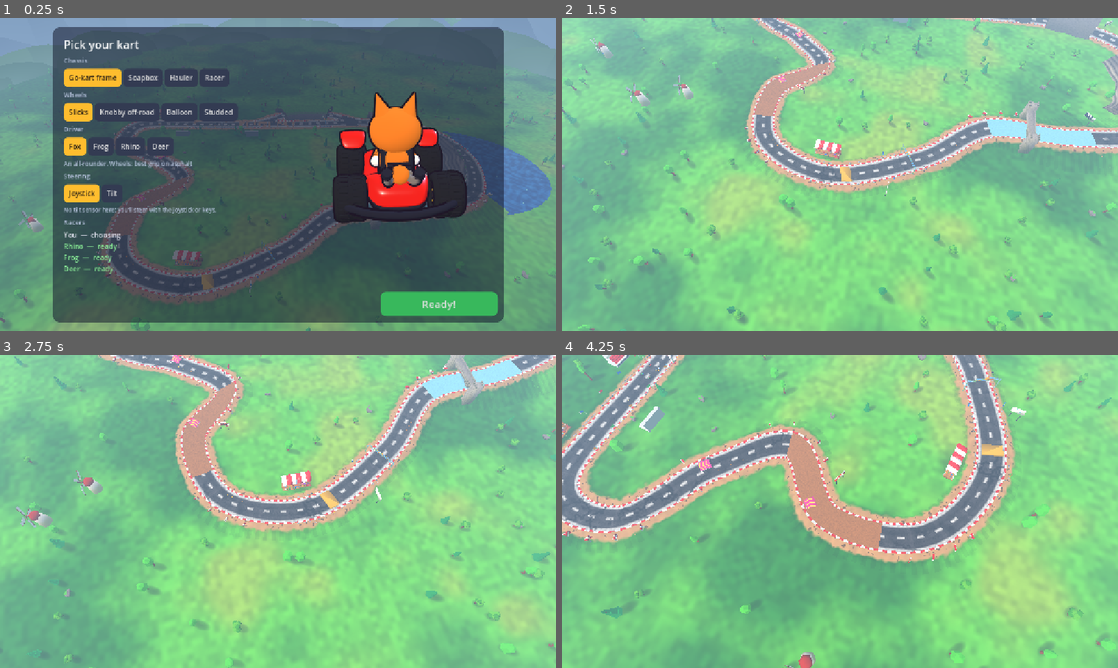
Above: before the commit, frames 1-4 (two rows, left to right).
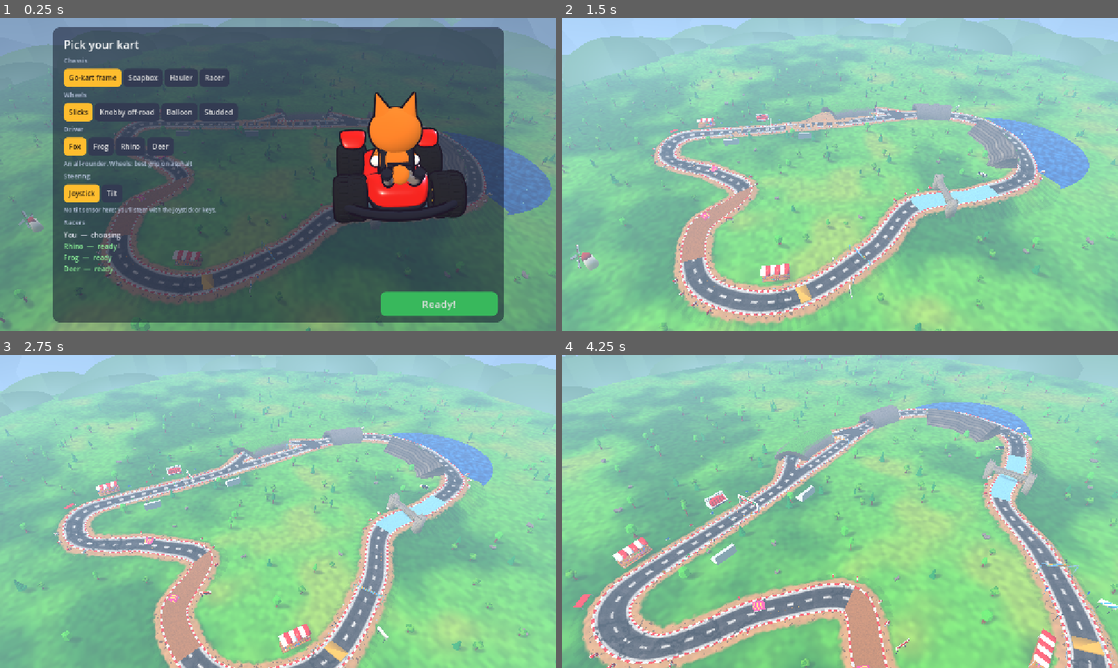
Above: after the commit, the same moments.

Repository: lukechn99/games
Game: Godot game, scene res://scenes/main.tscn
Two runs of this game, one before a commit and one after it. Both use one fixed random seed, a clock stepped at 60 frames per second and the inputs below.
Inputs (mouse positions are in pixels of both pictures, inside the frame that each line leads up to):
- Up to frame 1 (0.25 s): no input
- Up to frame 2 (1.5 s): click "Ready!" at 0.5 s; tap Enter at 1.25 s; move the mouse to (962, 158) at 1.27 s; hold D (steer_right) from 1.28 s (still down); hold Shift (drift) from 1.28 s (still down); click (962, 158) at 1.42 s
- Up to frame 3 (2.75 s): tap Space at 1.52 s; release D (steer_right) at 2 s; release Shift (drift) at 2 s; drag from (166, 527) to (250, 574) at 2.02 s
- Up to frame 4 (4.25 s): move the mouse to (895, 442) at 2.77 s; hold D (steer_right) 2.78-3.5 s; tap E (item) at 2.85 s; drag from (812, 574) to (673, 464) at 3.52 s

The runs differ from the first frame. In frame 2, 72% of the frame differs, in the area x 0-100%, y 0-100%; in frame 3, 73%; in frame 4, 79%.

Commit message:
Fly-in as one continuous spiral; a proper question mark
Fly-in: starts exactly where the aerial tour has the camera, at the
tour's own turn rate and aim, and spirals round the middle of the map to
stop exactly on the race camera's spot behind your kart. The aim pans
smoothly from the map's middle to the road ahead (it used to snap to the
road under the camera), and hill clearance eases in and out instead of
popping.

Item box: the mark is now drawn as a stroke and a dot instead of the
font's glyph, so the hook curls well down on the left.

Co-Authored-By: Claude Opus 5.5 <noreply@anthropic.com>
Claude-Session: https://claude.ai/code/session_01KfLUHNsrhXFzoqocSTpJTD

Diff:
--- a/racing/scripts/main.gd
+++ b/racing/scripts/main.gd
@@ -330,22 +330,26 @@
 	var center := track.map_centre()
 	var r := track.map_radius() * 1.05 + 40.0
 	var a := _tour * 0.08
-	camera.global_position = center + Vector3(cos(a) * r, 150.0 + r * 0.1, sin(a) * r)
+	_tour_pos = center + Vector3(cos(a) * r, 150.0 + r * 0.1, sin(a) * r)
+	camera.global_position = _tour_pos
 	camera.look_at(center + Vector3(0, -10, 0), Vector3.UP)
 	camera.fov = 55.0
 
 
 # --- Fly-in -------------------------------------------------------------
-# Once everyone's ready, the camera carries on from the aerial tour round
-# the map: one more full circle, spiralling down toward the grid, ending
-# right behind your kart where the race camera takes over.
-
-const INTRO := 8.0   # slow: one unhurried turn, coming down
+# Once everyone's ready, the camera carries on from exactly where the aerial
+# tour has it, turning the same way at the same pace, and spirals down round
+# the middle of the map to come to rest right where the race camera sits
+# behind your kart. Nothing jumps: position, aim and speed all carry on.
+
+const INTRO := 8.0         # slow: one unhurried turn, coming down
+const TOUR_SPIN := 0.08    # the aerial tour's turn rate, rad/s
 var _intro_len := INTRO
 var _intro_left := 0.0
-var _intro_pin := -1.0   # ?introt=T: hold the fly-in at T (0..1), for checking it
-var _intro_ceiling := 0.0
-var _intro_from := Vector3.ZERO   # [radius, height, angle] when it began
+var _intro_pin := -1.0     # ?introt=T: hold the fly-in at T (0..1), for checking it
+var _intro_from := Vector3.ZERO   # [radius, height, angle] round the map's middle
+var _intro_lift := 0.0     # extra height to clear hills, eased in and out
+var _tour_pos := Vector3.ZERO     # where the aerial tour last put the camera
 
 
 func _begin_intro(seconds := INTRO) -> void:
@@ -353,11 +357,13 @@
 		return   # already flying in
 	_intro_len = seconds
 	_intro_left = seconds
-	# Start from where the aerial tour is now, not from the camera: by this
-	# point the race camera has already been snapped behind the kart.
-	var r := track.map_radius() * 1.05 + 40.0
-	_intro_from = Vector3(r, 150.0 + r * 0.1, _tour * 0.08)
-	_intro_ceiling = -1.0   # measured on the first frame (the scenery's solid by then)
+	# From where the aerial tour put the camera (by now the race camera has
+	# already been snapped behind the kart, so not from the camera itself).
+	if _tour_pos == Vector3.ZERO:
+		_fly_over(0.0)
+	var off := _tour_pos - track.map_centre()
+	_intro_from = Vector3(Vector2(off.x, off.z).length(), _tour_pos.y, atan2(off.z, off.x))
+	_intro_lift = 0.0
 	camera.set_process(false)
 	hud.visible = false
 	# Standalone: the countdown starts after the fly-in. (Online it's set by
@@ -366,67 +372,45 @@
 		_countdown = 3.0 + seconds
 
 
-## How high the scenery reaches, so the high part of the circle clears it.
-func _measure_ceiling() -> void:
-	var c := track.map_centre()
-	_intro_ceiling = 0.0
-	var sp := get_world_3d().direct_space_state
-	var rr := track.map_radius()
-	for ix in 13:
-		for iz in 13:
-			var p := c + Vector3((ix / 6.0 - 1.0) * rr, 0.0, (iz / 6.0 - 1.0) * rr)
-			var hit := sp.intersect_ray(PhysicsRayQueryParameters3D.create(p + Vector3.UP * 400.0, p + Vector3.DOWN * 200.0))
-			if not hit.is_empty():
-				_intro_ceiling = maxf(_intro_ceiling, (hit["position"] as Vector3).y)
-	_intro_from.y = maxf(_intro_from.y, _intro_ceiling + 60.0)
-
-
 func _intro(delta: float) -> void:
-	if _intro_ceiling < 0.0:
-		_measure_ceiling()
 	_intro_left = maxf(0.0, _intro_left - delta)
 	var t := 1.0 - _intro_left / _intro_len
 	if _intro_pin >= 0.0:
 		t = _intro_pin
 		_intro_left = _intro_len
-	var e := t * t * (3.0 - 2.0 * t)   # ease in and out
-	var grid := player_kart.global_position if player_kart else track.grid_transform(0).origin
+	var s := t * t * (3.0 - 2.0 * t)   # ease in and out
 	var rest: Array = camera.rest_view()
-	# The circle's centre slides from the middle of the map to the grid as
-	# it tightens and drops; the last part blends onto the race camera.
-	# Circle outside the track, round the middle of the map, looking in at
-	# the stretch of road below; one full turn plus whatever it takes to end
-	# over the grid. (Outside the track, the mountain stays behind the road
-	# instead of between it and the camera.)
+	var rest0: Vector3 = rest[0]
 	var mid := track.map_centre()
-	# End the circle right above where the race camera will be, so the last
-	# swoop is straight down onto it.
-	var rest0: Vector3 = rest[0]
-	var to_grid := Vector2(rest0.x - mid.x, rest0.z - mid.z)
-	var end_ang := atan2(to_grid.y, to_grid.x)
-	# One turn at most: whatever's left to reach the grid's side, plus a full
-	# turn only if that would be too little to feel like a circle.
-	var sweep := fposmod(end_ang - _intro_from.z, TAU)
-	if sweep < PI * 0.75:
+	var to_end := Vector2(rest0.x - mid.x, rest0.z - mid.z)
+	# Round the middle, the way the tour was turning, to come out on the
+	# race camera's side: whatever's left of the turn, or one more if that's
+	# too little to read as a circle.
+	var sweep := fposmod(atan2(to_end.y, to_end.x) - _intro_from.z, TAU)
+	if sweep < PI * 0.5:
 		sweep += TAU
-	var ang := _intro_from.z + sweep * e
-	var radius := lerpf(_intro_from.x, to_grid.length(), e)
-	# Coming down from the tour's height to a lower top view; the last part
-	# swoops from there straight down onto the kart.
-	var height := lerpf(_intro_from.y, maxf(_intro_ceiling + 30.0, grid.y + 45.0), e * e)   # stays high, then drops
-	var pos := mid + Vector3(cos(ang) * radius, 0.0, sin(ang) * radius)
-	pos.y = height
-	var hit := get_world_3d().direct_space_state.intersect_ray(PhysicsRayQueryParameters3D.create(pos + Vector3.UP * 200.0, pos + Vector3.DOWN * 300.0))
+	# Hermite: starts at the tour's own turn rate, eases to a stop on the grid.
+	var h10 := t * t * t - 2.0 * t * t + t
+	var h01 := -2.0 * t * t * t + 3.0 * t * t
+	var ang := _intro_from.z + TOUR_SPIN * _intro_len * h10 + sweep * h01
+	var radius := lerpf(_intro_from.x, to_end.length(), s)
+	# Holds its height for a while, then comes down onto the kart.
+	var height := lerpf(_intro_from.y, rest0.y, s * s)
+	var pos := mid + Vector3(cos(ang) * radius, height, sin(ang) * radius)
+	# Keep clear of hills on the way, letting the margin go as it lands.
+	var need := 0.0
+	var hit := get_world_3d().direct_space_state.intersect_ray(PhysicsRayQueryParameters3D.create(pos + Vector3.UP * 300.0, pos + Vector3.DOWN * 300.0))
 	if not hit.is_empty():
-		pos.y = maxf(pos.y, (hit["position"] as Vector3).y + 30.0)
-	var below := track.transform_at(track.offset_of(pos)).origin
-	var look := below.lerp(grid + Vector3.UP * 0.8, smoothstep(0.35, 0.8, e))
-	var land := smoothstep(0.62, 1.0, t)
-	pos = pos.lerp(rest[0], land)
-	look = look.lerp(rest[1], land)
+		need = maxf(0.0, (hit["position"] as Vector3).y + 25.0 - pos.y)
+	need *= 1.0 - smoothstep(0.8, 1.0, t)
+	_intro_lift = need if _intro_pin >= 0.0 else lerpf(_intro_lift, need, 1.0 - exp(-delta * 3.0))
+	pos.y += _intro_lift
+	# Aim: from the middle of the map (where the tour looked) round to the
+	# race camera's view of the road ahead.
+	var look := (mid + Vector3(0, -10, 0)).lerp(rest[1], smoothstep(0.1, 1.0, t))
 	camera.global_position = pos
 	camera.look_at(look, Vector3.UP)
-	camera.fov = lerpf(55.0, ChaseCamera.BASE_FOV, land)
+	camera.fov = lerpf(55.0, ChaseCamera.BASE_FOV, smoothstep(0.5, 1.0, t))
 	if _intro_left <= 0.0:
 		camera.follow(camera.target)
 		camera.set_process(true)
Binary file changed: racing/assets/models/item_box.glb
